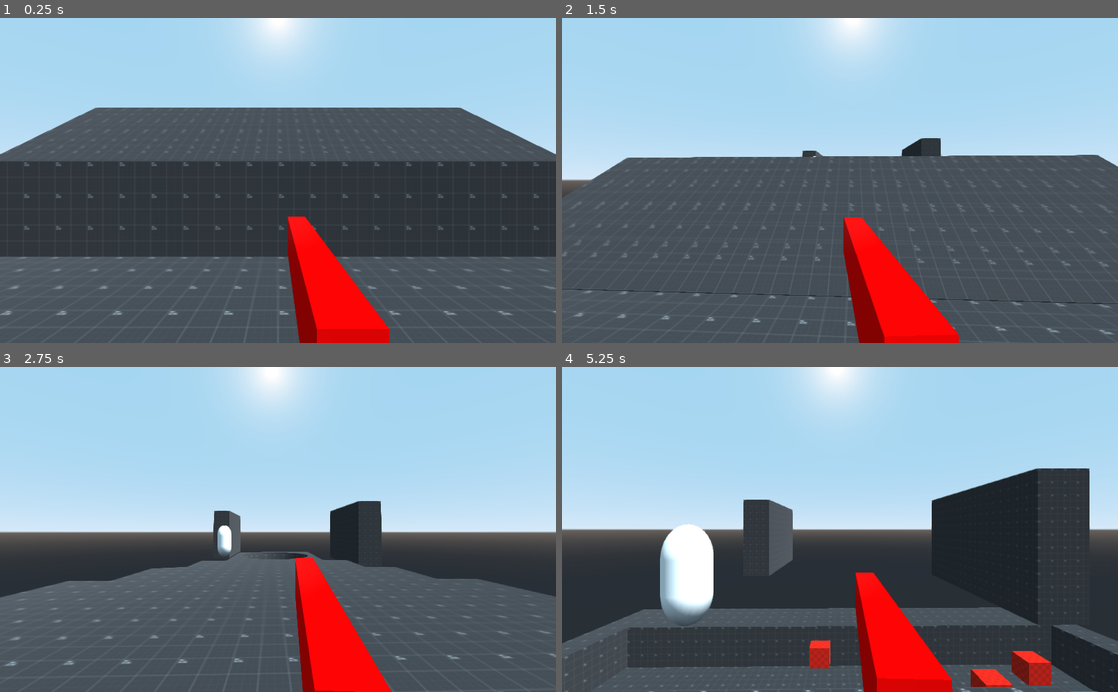
Above: before the commit, frames 1-4 (two rows, left to right).
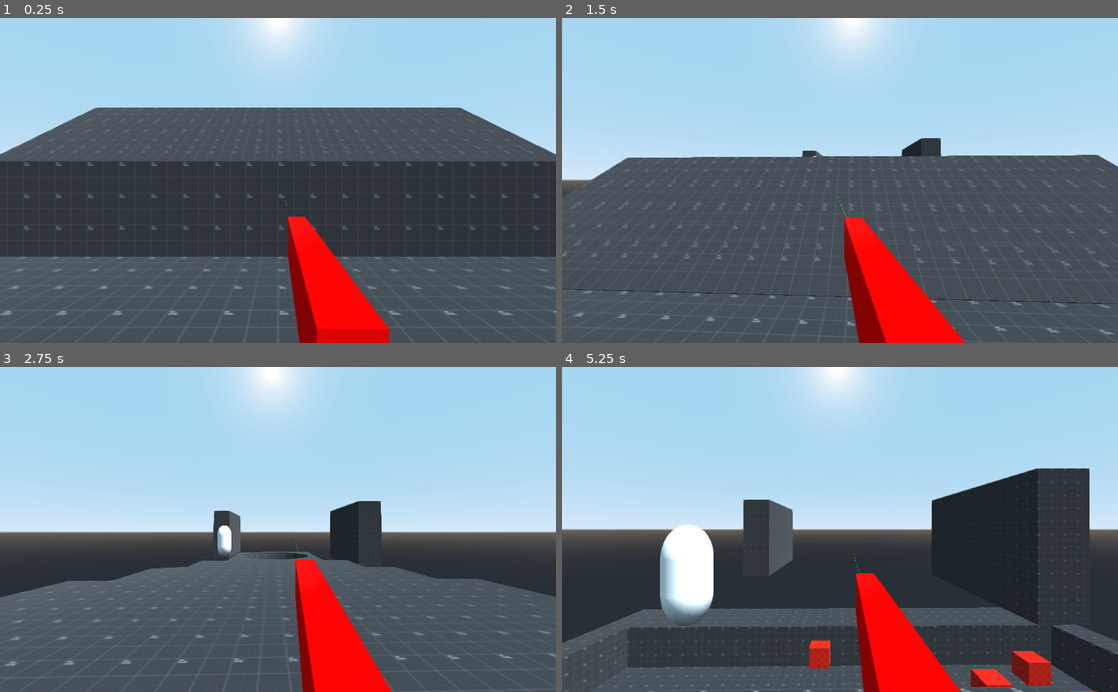
Above: after the commit, the same moments.

Repository: Loading64/Unrealimist
Game: Godot game, scene res://CSGVer of test level.tscn
The game is run twice, just before and just after one commit, with the same random seed, the same clock (stepped at 60 frames per second) and the same inputs.
Inputs (mouse positions are in pixels of both pictures, inside the frame that each line leads up to):
- Up to frame 1 (0.25 s): no input
- Up to frame 2 (1.5 s): move the mouse to (867, 180) at 0.52 s; hold Space (jump) 0.53-1.28 s; hold W (move_forward) from 0.53 s (still down); move the mouse to (812, 180) at 1.27 s; click (812, 180) at 1.35 s
- Up to frame 3 (2.75 s): keep holding W (move_forward); tap Space (jump) at 1.52, 1.55, 1.82, 2.3 s; move the mouse to (289, 523) at 2.02 s; hold Ctrl (Sliding) from 2.03 s (still down)
- Up to frame 4 (5.25 s): keep holding W (move_forward); move the mouse to (834, 536) at 2.77 s; release Ctrl (Sliding) at 2.78 s; tap Shift (Sprint) at 2.85 s; tap Space (jump) at 3.02, 3.05, 3.32, 4.52, 4.55, 4.82 s; move the mouse to (878, 532) at 3.52 s; hold Space (jump) 3.53-4.28 s; move the mouse to (795, 526) at 4.27 s; click (795, 526) at 4.35 s; move the mouse to (845, 529) at 5.02 s; hold Ctrl (Sliding) from 5.03 s (still down)

The runs differ from the first frame. In frame 1, less than 0.1% of the frame differs, in the area x 51-52%, y 56-58%; in frame 2, less than 0.1%; in frame 3, less than 0.1%; in frame 4, 0.6%, in the area x 52-72%, y 57-100%.

Commit message:
Laser sight + wallrun revision

Diff:
--- a/KinematicBody.gd
+++ b/KinematicBody.gd
@@ -60,7 +60,7 @@
 				speed = wallrun_speed
 				double_jump = 1
 				air_acceleration = 1
-				direction = -wall_normal.normal * speed
+				#direction = -wall_normal.normal * speed
 
 func _input(event):
 
@@ -95,7 +95,7 @@
 	_wallrun()
 	direction = Vector3()
 	full_contact = ground_check.is_colliding()
-	if is_on_floor():
+	if is_on_floor() or _wallrun():
 		air_acceleration = 1
 		double_jump = 1
 
@@ -111,7 +111,7 @@
 	else:
 		gravity_vec = -get_floor_normal()
 
-	if Input.is_action_just_pressed("jump") and (is_on_floor() or ground_check.is_colliding()) or _wallrun():
+	if Input.is_action_just_pressed("jump") and (is_on_floor() or ground_check.is_colliding()):
 		gravity_vec = Vector3.UP * jump
 
 	elif Input.is_action_just_pressed("jump") and double_jump == 1 and (is_on_floor() == false or ground_check.is_colliding() == false):
--- a/movementcamera.tscn
+++ b/movementcamera.tscn
@@ -13,9 +13,23 @@
 [sub_resource type="CubeMesh" id=3]
 material = SubResource( 2 )
 
-[sub_resource type="Animation" id=4]
-resource_name = "AssualtFire"
-length = 0.08
+[sub_resource type="SpatialMaterial" id=4]
+albedo_color = Color( 0.12549, 1, 0.027451, 1 )
+
+[sub_resource type="CylinderMesh" id=5]
+lightmap_size_hint = Vector2( 2, 2 )
+material = SubResource( 4 )
+top_radius = 0.2
+bottom_radius = 0.2
+height = 5.0
+radial_segments = 4
+rings = 5
+
+[sub_resource type="Gradient" id=6]
+offsets = PoolRealArray( 0.266272, 1 )
+
+[sub_resource type="Animation" id=7]
+length = 0.04
 step = 0.01
 tracks/0/type = "value"
 tracks/0/path = NodePath("Head/HandLoc/MeshInstance:translation")
@@ -24,13 +38,13 @@
 tracks/0/imported = false
 tracks/0/enabled = true
 tracks/0/keys = {
-"times": PoolRealArray( 0, 0.02, 0.08 ),
+"times": PoolRealArray( 0, 0.01, 0.04 ),
 "transitions": PoolRealArray( 1, 1, 1 ),
 "update": 0,
 "values": [ Vector3( 0, -0.011, -0.8 ), Vector3( 0, -0.011, -0.676 ), Vector3( 0, -0.011, -0.8 ) ]
 }
 
-[sub_resource type="Animation" id=5]
+[sub_resource type="Animation" id=8]
 tracks/0/type = "transform"
 tracks/0/path = NodePath(".")
 tracks/0/interp = 1
@@ -123,6 +137,19 @@
 wait_time = 0.1
 one_shot = true
 
+[node name="Laser" type="RayCast" parent="Head/HandLoc"]
+transform = Transform( -1, 0, -8.74228e-08, 0, 1, 0, 8.74228e-08, 0, -1, -0.008, 0.0367471, -0.448894 )
+cast_to = Vector3( 0, 2, 100 )
+
+[node name="CPUParticles" type="CPUParticles" parent="Head/HandLoc/Laser"]
+transform = Transform( -0.0105, -9.17939e-08, -5.73206e-15, 0, -9.17939e-10, 0.03, -9.17939e-10, 1.05, 6.55671e-08, -4.47035e-07, 0, 6.9 )
+amount = 24
+mesh = SubResource( 5 )
+spread = 1.0
+angular_velocity = 4.0
+color_ramp = SubResource( 6 )
+hue_variation = 0.39
+
 [node name="Hand" type="Spatial" parent="Head"]
 transform = Transform( 1, 0, 0, 0, 1, 0, 0, 0, 1, 0.17, -0.769, -1.121 )
 
@@ -132,10 +159,10 @@
 cast_to = Vector3( 0, -1.5, 0 )
 
 [node name="AnimationPlayer" type="AnimationPlayer" parent="."]
-anims/AssualtFire = SubResource( 4 )
-anims/Crouch = SubResource( 5 )
-anims/slide = SubResource( 6 )
-anims/standing = SubResource( 7 )
+anims/AssualtFire = SubResource( 7 )
+anims/Crouch = SubResource( 8 )
+anims/slide = SubResource( 9 )
+anims/standing = SubResource( 10 )
 
 [node name="StateTimer" type="Timer" parent="."]
 wait_time = 0.1
Not shown: 3 places in movementcamera.tscn that only renumber resources
